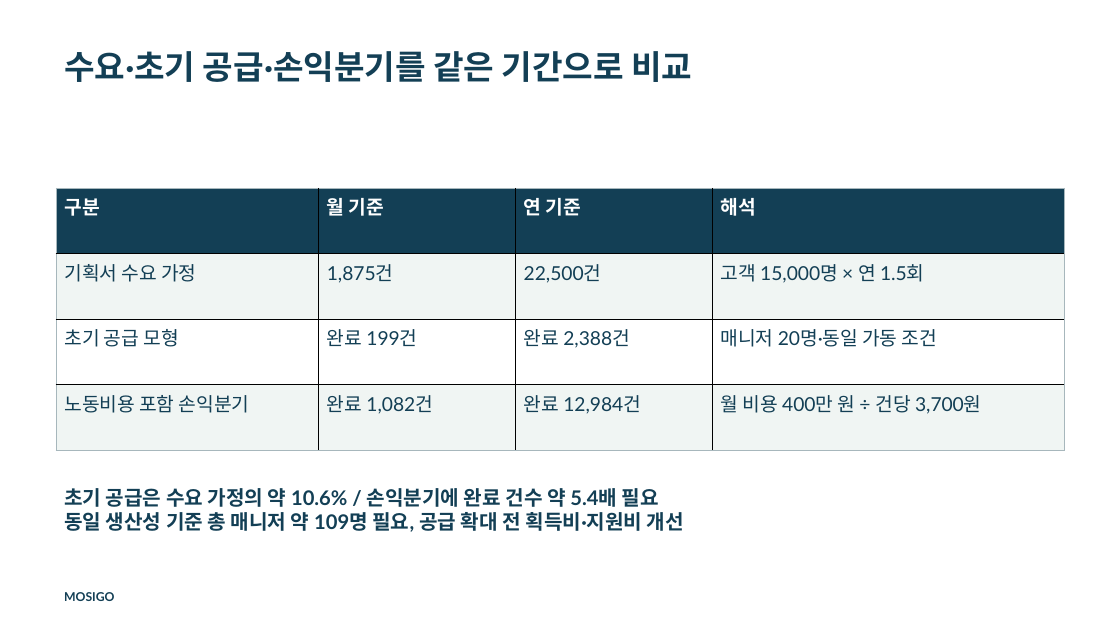
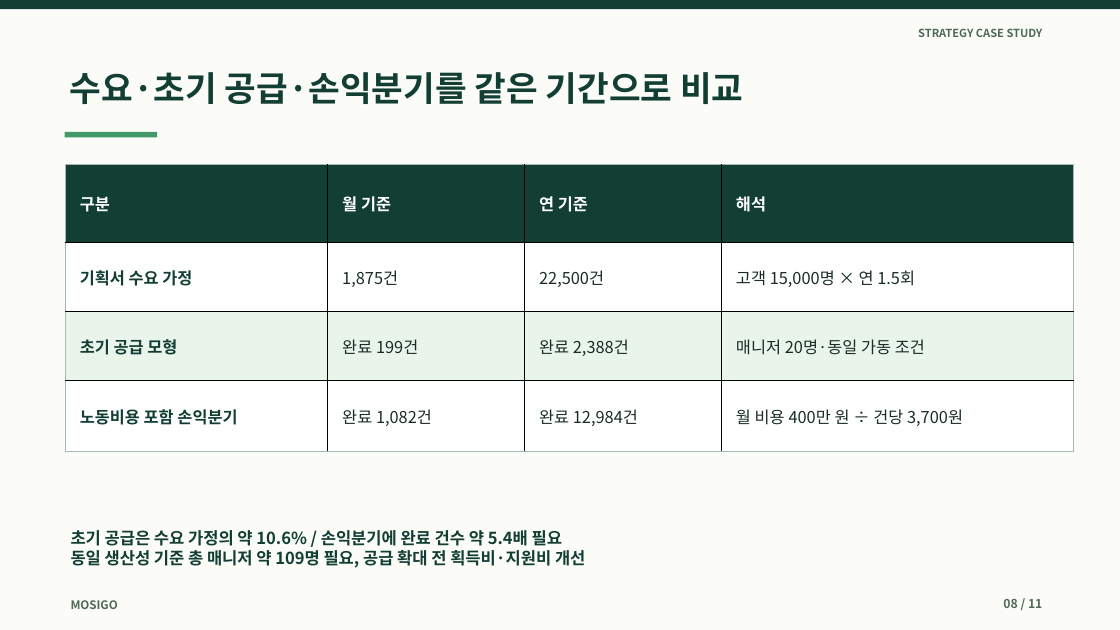
Before and after one commit to dohyunkimmm/mosigo-case-study, a slide deck: slide 8 of downloads/mosigo_report.pptx. Drawn at 1120x630 pixels with LibreOffice and Linux fonts; fonts in the diff are those of the drawing. Boxes give left, top, right and bottom in pixels: in the first picture for what was removed or moved away, otherwise in the second. Text is boxed around its words. In the diff, an @@ line names an element or a change of style, - is before the commit and + after.

```diff
--- a/downloads/mosigo_report.pptx
+++ b/downloads/mosigo_report.pptx
@@ background #FFFFFF to #FBFCF8 @@
@@ rectangle added at [0,0,1120,9], fill #123E33 @@
@@ text added at [918,28,1043,37], 9.5 pt, text #4F6958, bold @@
+STRATEGY CASE STUDY
@@ text "수요·초기 공급·손익분기를 같은 기간으로 비교": place and size @@
-text "수요·초기 공급·손익분기를 같은 기간으로 비교" at [64,51,692,82]
+text "수요·초기 공급·손익분기를 같은 기간으로 비교" at [70,72,743,104]
@@ text "수요·초기 공급·손익분기를 같은 기간으로 비교" at [70,72,743,104]: size 28.5 to 29.5 pt, font Lato to Noto Sans CJK KR, text colour #133F55 to #123E33; vertical alignment top to middle @@
@@ rectangle added at [65,132,157,138], fill #429969 @@
@@ table at [66,165,1073,452] @@
@@ fill #133F55 to #123E33 in row 1 @@
@@ fill #F0F5F3 to #FFFFFF in 8 cells @@
@@ fill #FFFFFF to #E9F4EB in row 3 @@
@@ size 16.5 to 14 pt, font Lato to Noto Sans CJK KR @@
@@ text colour #133F55 to #123E33, bold on in "기획서 수요 가정", "초기 공급 모형", "노동비용 포함 손익분기" @@
@@ text colour #133F55 to #192C25 in "1,875건", "22,500건", "고객 15,000명 × 연 1.5회", "완료 199건" and 5 more places @@
@@ table: place and size @@
-table at [56,188,1064,450]
+table at [66,165,1073,452]
@@ text "초기 공급은 수요 가정의 약 ...": place and size @@
-text "초기 공급은 수요 가정의 약 ..." at [64,488,684,532]
+text "초기 공급은 수요 가정의 약 ..." at [71,530,585,568]
@@ text "초기 공급은 수요 가정의 약 ..." at [71,530,585,568]: size 17.2 to 14.2 pt, font Lato to Noto Sans CJK KR, text colour #133F55 to #123E33; vertical alignment top to middle @@
@@ text "MOSIGO": place and size @@
-text "MOSIGO" at [64,592,114,601]
+text "MOSIGO" at [71,600,118,609]
@@ text "MOSIGO" at [71,600,118,609]: size 10.5 to 10 pt, font Lato to Noto Sans CJK KR, text colour #133F55 to #4F6958; vertical alignment top to middle @@
@@ text added at [1003,599,1042,608], 10.5 pt, text #4F6958, bold @@
+08 / 11
```
Also in this commit, not shown: 10 other slides changed, 1 other file.
